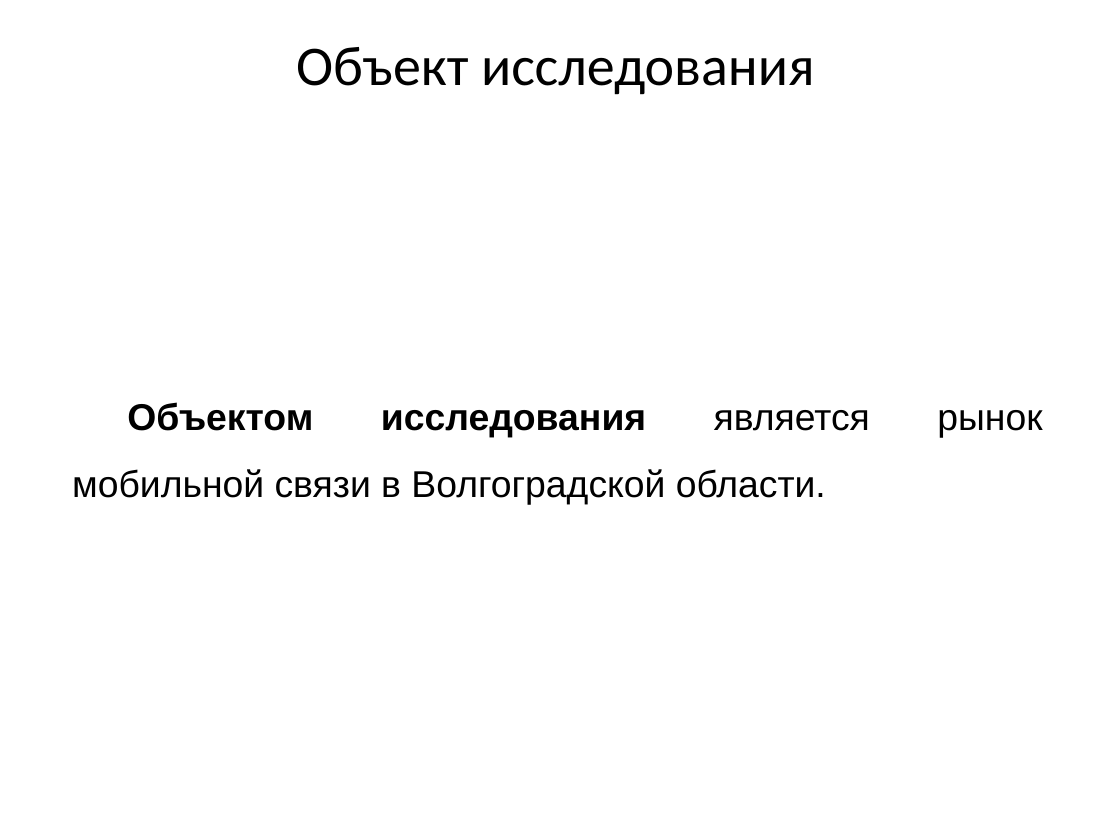
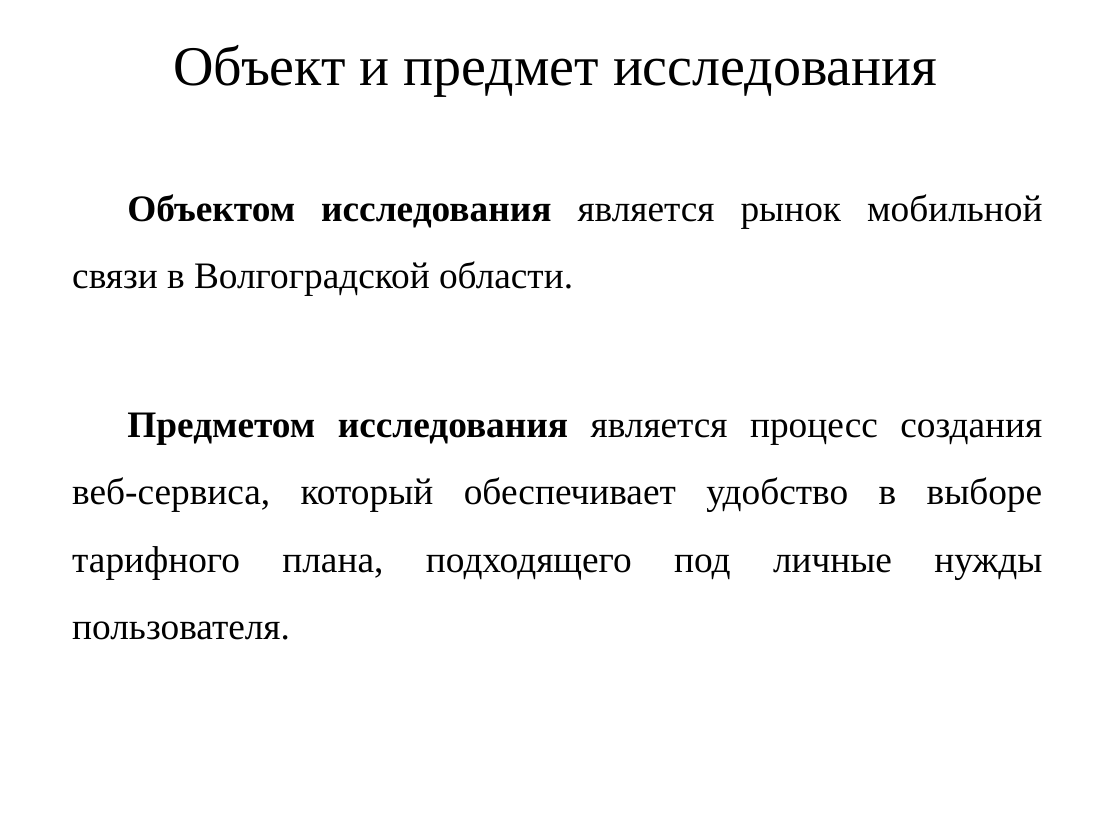
Before and after one commit to vadimgilka/WebsiteOperatorRates, a slide deck: slide 4 of Documentation/Pre-defense/First/Presentation.pptx. Drawn at 1120x840 pixels with LibreOffice and Linux fonts; fonts in the diff are those of the drawing. Boxes give left, top, right and bottom in pixels: in the first picture for what was removed or moved away, otherwise in the second. Text is boxed around its words. In the diff, an @@ line names an element or a change of style, - is before the commit and + after.

Commit message:
some minor presentation changes

```diff
--- a/Documentation/Pre-defense/First/Presentation.pptx
+++ b/Documentation/Pre-defense/First/Presentation.pptx
@@ title at (174,45,937,95): text changed; font Calibri to Times New Roman @@
-Объект исследования
+Объект и предмет исследования
@@ subtitle at (72,194,1043,295): font Arial to Times New Roman in "Объектом исследования является рынок мобильной связи в ..." @@
@@ subtitle at (72,412,1043,579): paragraph added @@
+Предметом исследования является процесс создания веб-сервиса, который обеспечивает удобство в выборе тарифного плана, подходящего под личные нужды пользователя.
```
Also in this commit, not shown: 12 other slides changed, 1 slide removed.
